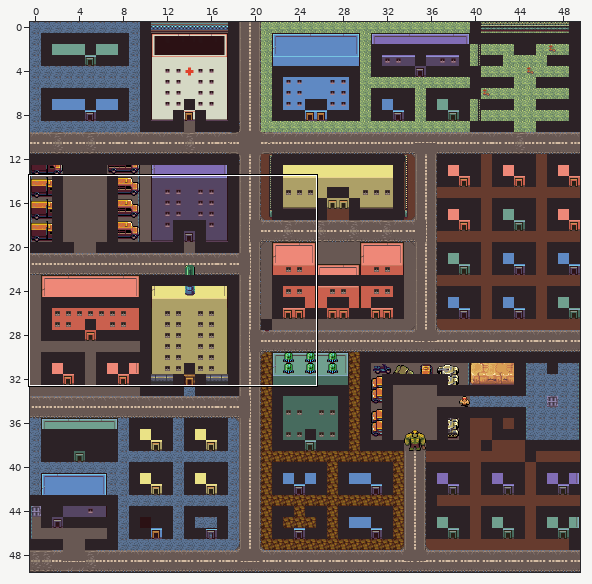
Level history. Tiled map (JSON): src/assets/town-basic.tmj. Above, an overview of the earlier version with the close-up marked.
Close-up. First the earlier version:
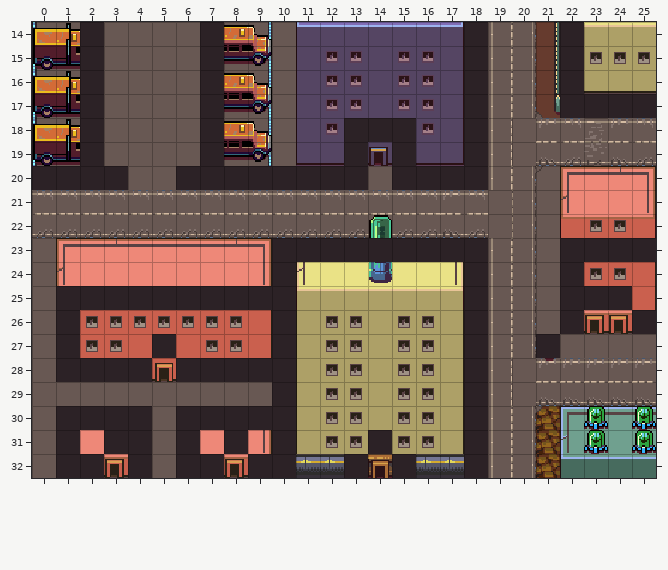
Cells are 16x16 px. Shown: x 0..25, y 14..32. The commit also changed other parts of the map, which this record leaves out.
New version:
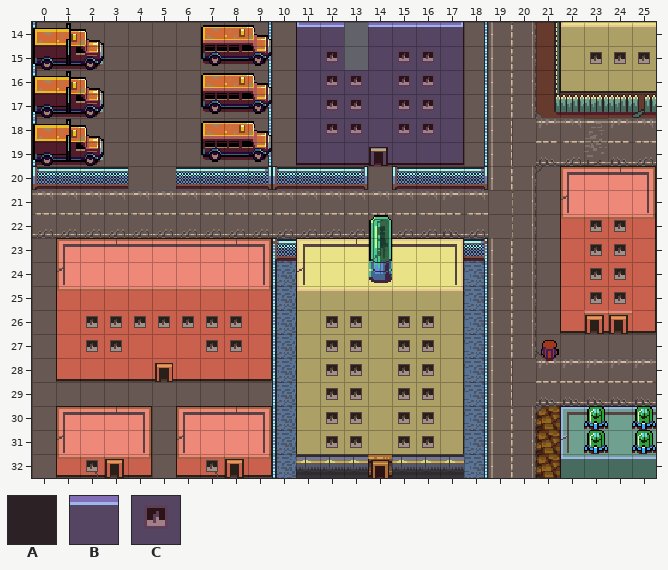
Key: from "post-apocalyptic": A 1, B 345, C 386.
_ is an empty cell.
The edit:
Layer "on-ground":
Tile B is removed in row 14 at x 13.
Tile C is removed in row 15 at x 13.
Layer "collisions" (now hidden):
Tile A is removed in rows 14 to 16 at x 2, 7, 18 and 22; in row 17 at x 2, 7, 18 and 22 to 25; in row 18 at x 2, 7, 13 to 15 and 18; in row 19 at x 2, 7, 13, 15 and 18; in row 20 at x 0 to 3, 6 to 13 and 15 to 18; in row 23 at x 10 to 18 and 22 to 25.
Tile A is removed in row 24 at x 10, 18 and 22; in row 25 at x 1 to 10, 18 and 22 to 24; in row 26 at x 1, 10, 18, 22 and 25; in row 27 at x 1, 5, 10, 18 and 21; in row 28 at x 1 to 4, 6 to 10 and 18; in row 29 at x 10 and 18.
Tile A is removed in row 30 at x 1 to 4, 6 to 10 and 18; in row 31 at x 1, 3 to 4, 6, 8, 10, 14 and 18; in row 32 at x 1 to 2, 4, 6 to 7, 9 to 10, 13, 15 and 18.
